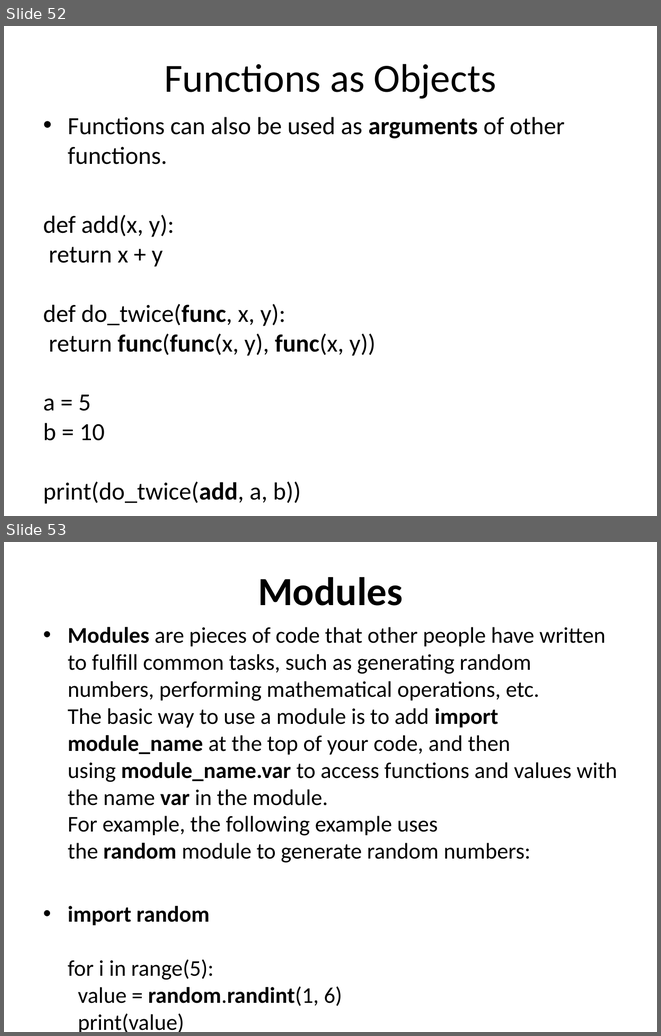
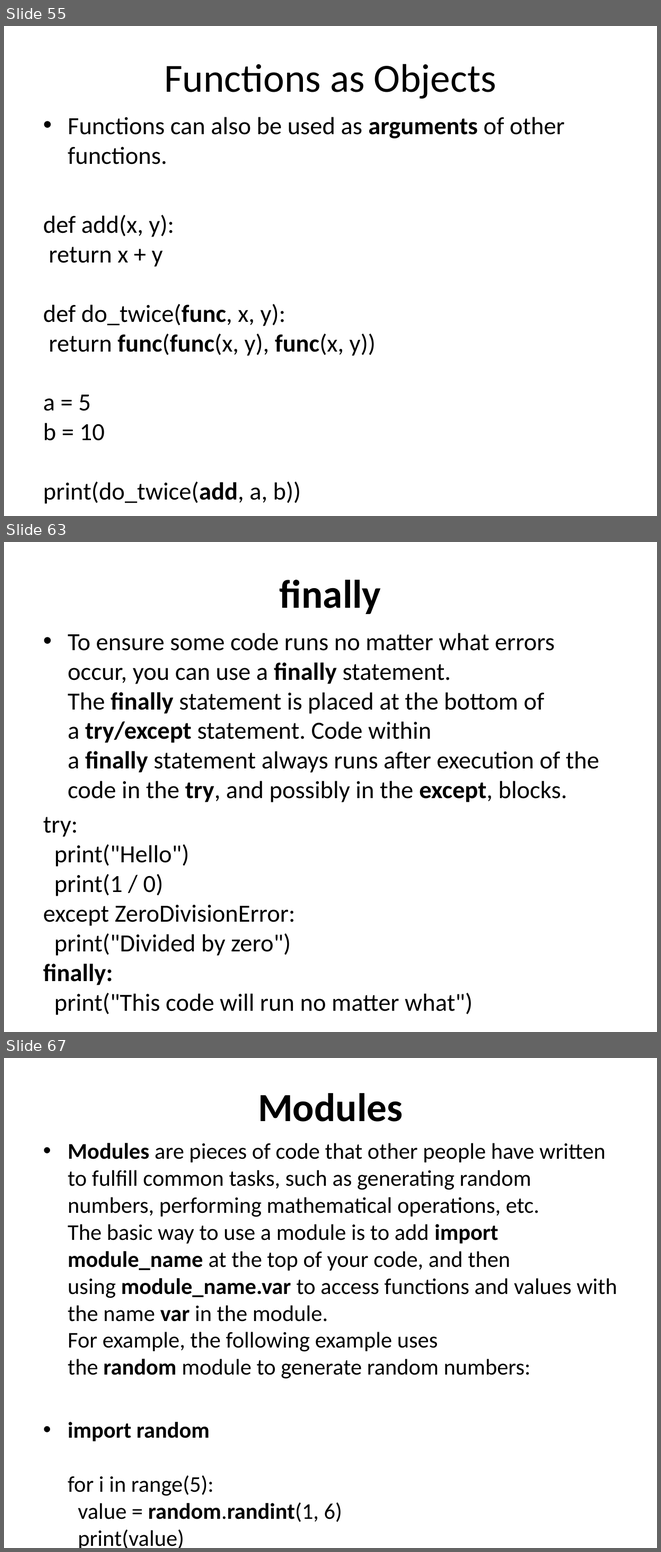
Before and after one commit to sip11/python, a slide deck: What is Python.pptx. Shown one above the other, each under a label of ours: slides 52 and 53 before the commit, slides 55, 63 and 67 after it; the slides between them are not shown. The pictures are 661x1036 and 661x1552 pixels, drawn with LibreOffice and Linux fonts; fonts in the diff are those of the drawing. Boxes give left, top, right and bottom in pixels: in the first picture for what was removed or moved away, otherwise in the second. Text is boxed around its words. In the diff, an @@ line names an element or a change of style, - is before the commit and + after.

```diff
--- a/What is Python.pptx
+++ b/What is Python.pptx
@@ slide 63 added at <box>4,542,657,1032</box>, background #FFFFFF @@
@@ title added at <box>280,580,381,614</box>, 44 pt, text #000000, bold @@
+finally
@@ text added at <box>43,633,599,1015</box>, 27.2 pt, text #000000 @@
+• To ensure some code runs no matter what errors occur, you can use a finally statement. The finally statement is placed at the bottom of a try/except statement. Code within a finally statement always runs after execution of the code in the try, and possibly in the except, blocks.
+try:
+print("Hello")
+print(1 / 0)
+except ZeroDivisionError:
+print("Divided by zero")
+finally:
+print("This code will run no matter what")
@@ what was slide 52 is now slide 55 @@
@@ what was slide 53 is now slide 67 @@
```
Also in this commit, not shown: 1 slide changed, 13 other slides added.
